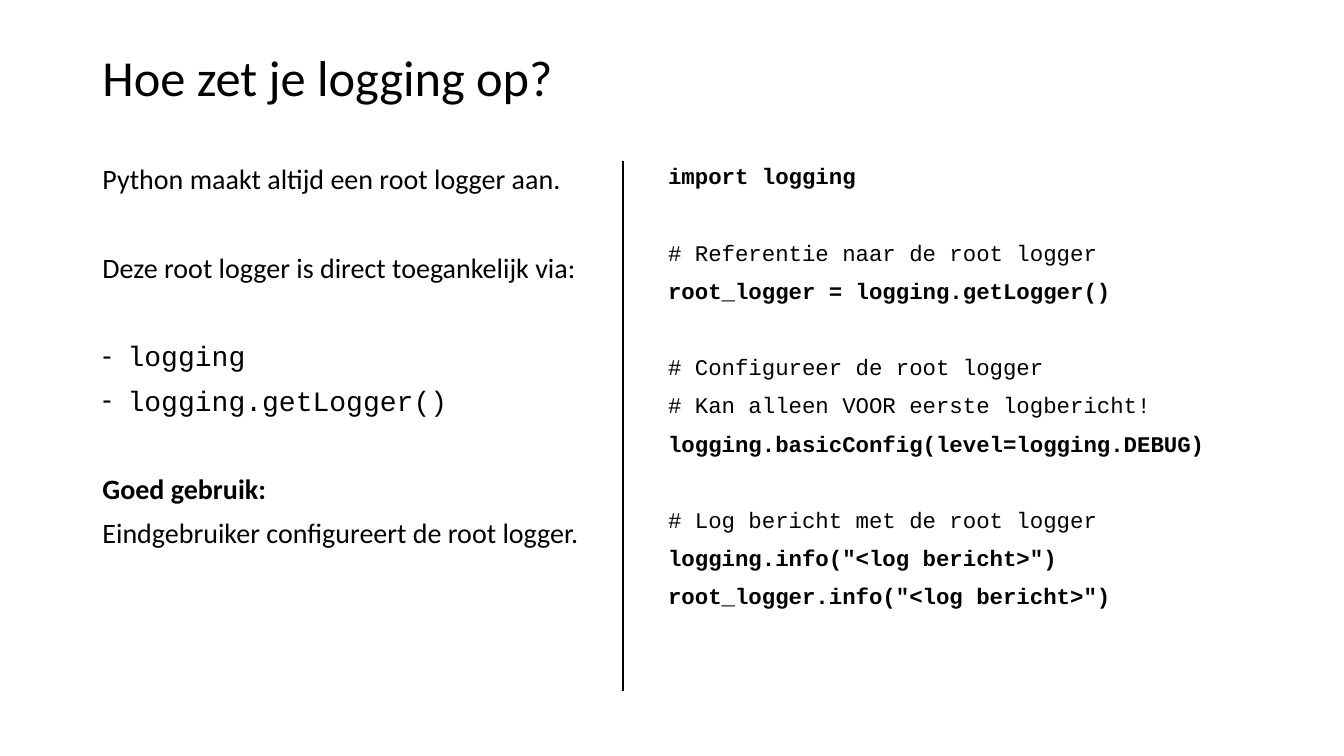
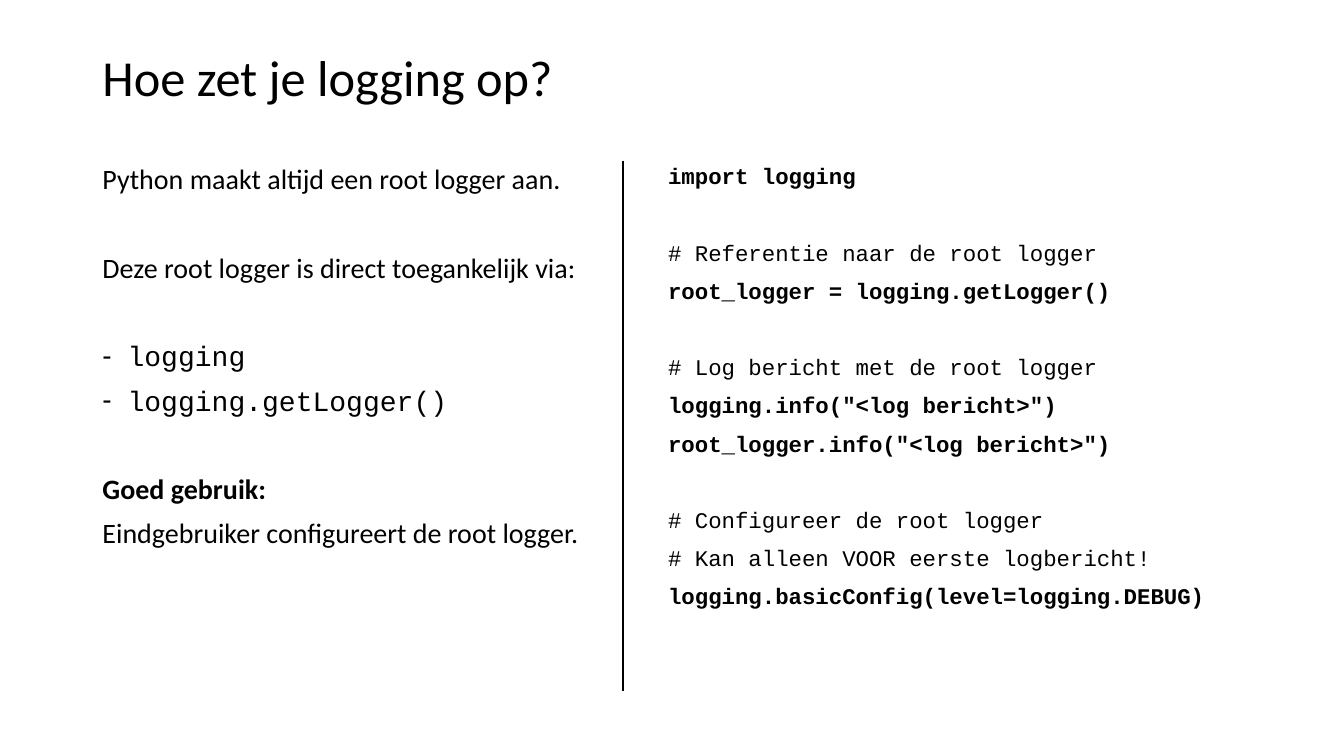
Before and after one commit to LFKoning/knowledge-sharing, a slide deck: slide 14 of python_engineers/part_2/python_data_engineers_2.pptx (slide 12 before the commit). Drawn at 1344x756 pixels with LibreOffice and Linux fonts; fonts in the diff are those of the drawing. Boxes give left, top, right and bottom in pixels: in the first picture for what was removed or moved away, otherwise in the second. Text is boxed around its words. In the diff, an @@ line names an element or a change of style, - is before the commit and + after.

```diff
--- a/python_engineers/part_2/python_data_engineers_2.pptx
+++ b/python_engineers/part_2/python_data_engineers_2.pptx
@@ text at box(668, 359, 1110, 457): paragraphs added @@
+# Log bericht met de root logger
+logging.info("<log bericht>")
+root_logger.info("<log bericht>")
@@ text at box(668, 512, 1110, 609): paragraphs removed @@
-# Log bericht met de root logger
-logging.info("<log bericht>")
-root_logger.info("<log bericht>")
```
Also in this commit, not shown: 13 other slides changed, 1 slide added, 5 other files.
